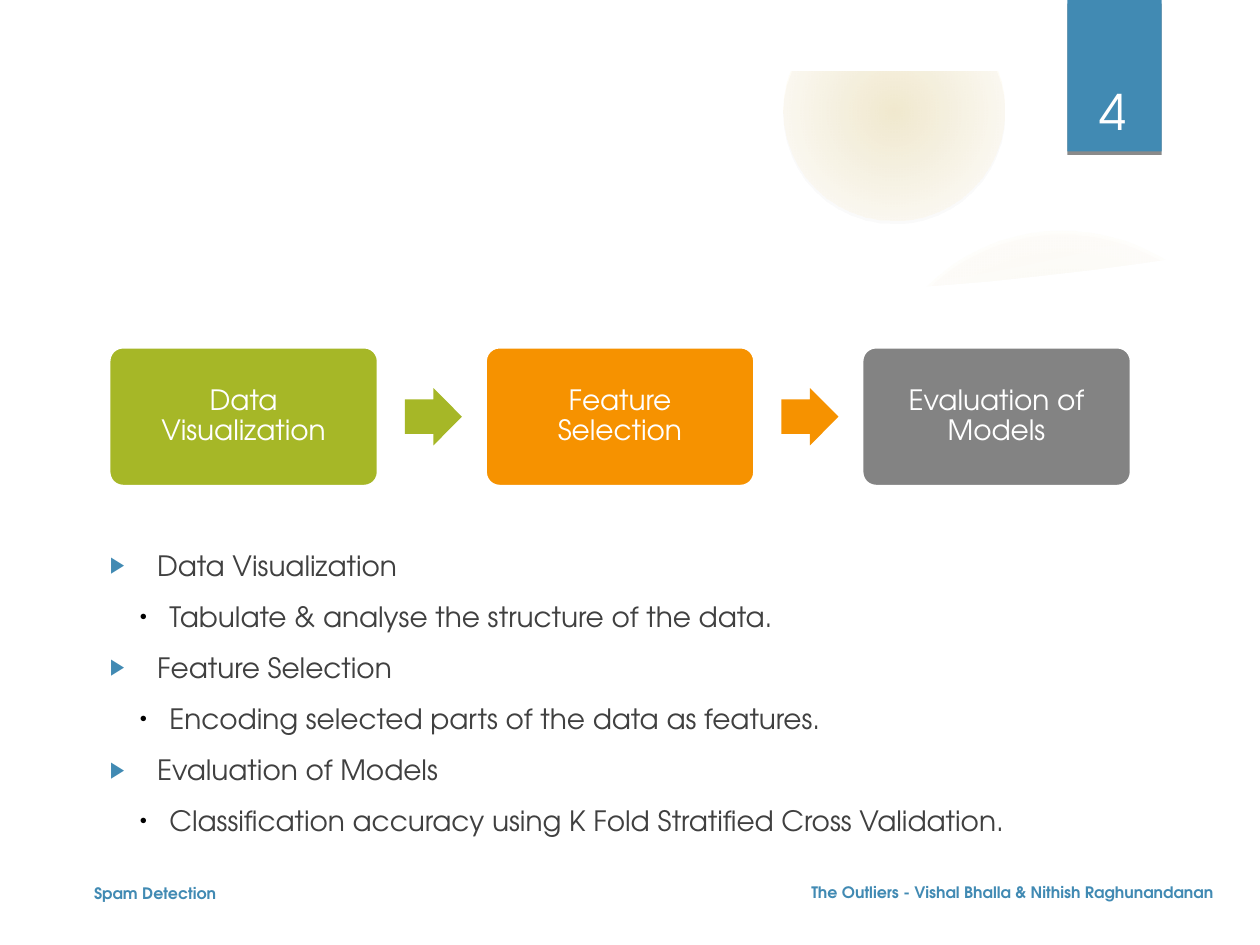
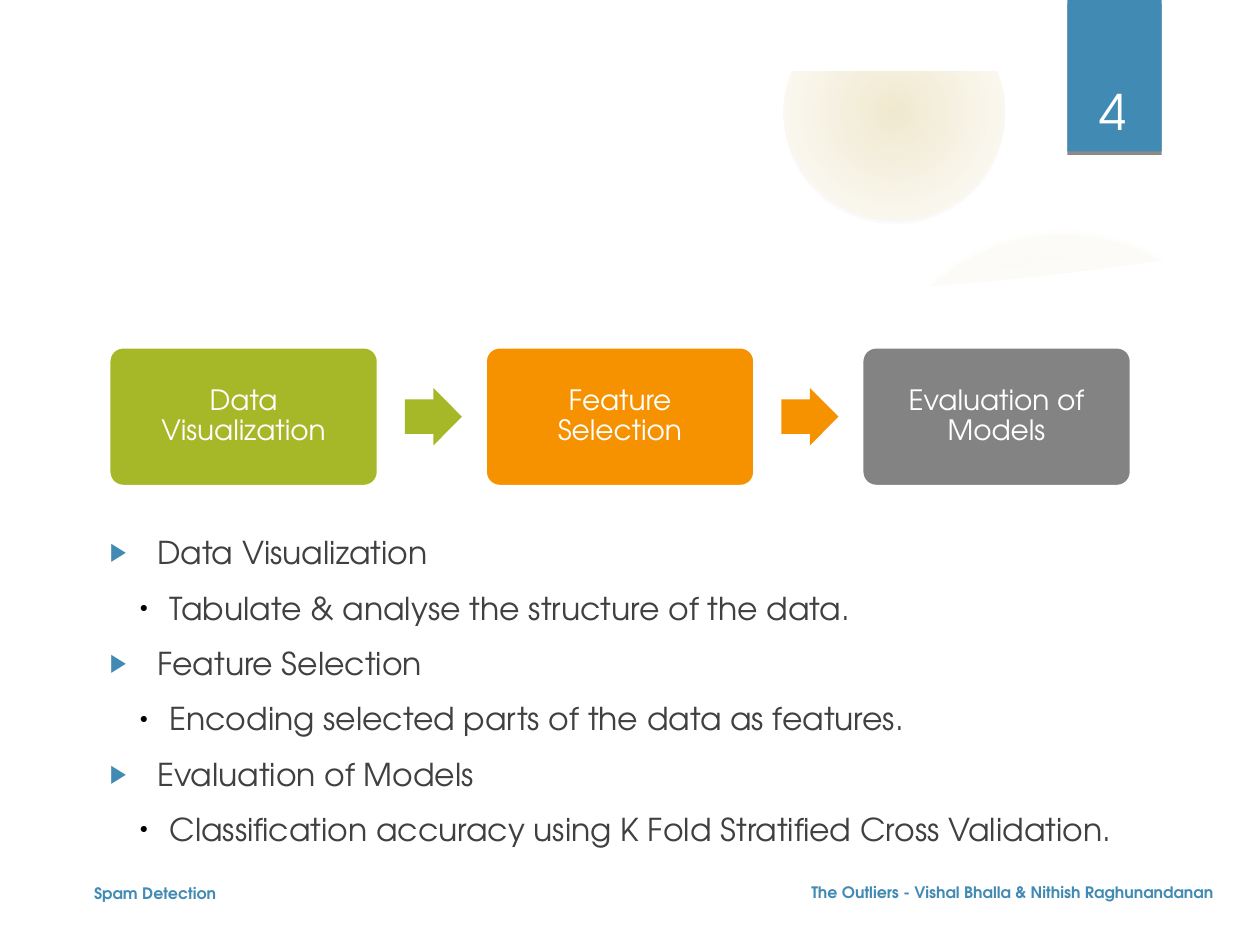
Before and after one commit to nehgu/Anomaly-Detection, a slide deck: slide 4 of Challenges/Spam Filtering Challenge 4/Ppt - Spam Detection Challenge-4.odp. Drawn at 1260x945 pixels with LibreOffice and Linux fonts; fonts in the diff are those of the drawing; background and template pictures are left out. Boxes give left, top, right and bottom in pixels: in the first picture for what was removed or moved away, otherwise in the second. Text is boxed around its words. In the diff, an @@ line names an element or a change of style, - is before the commit and + after.

Commit message:
Updated Ppt with formating & description of features.

```diff
--- a/Challenges/Spam Filtering Challenge 4/Ppt - Spam Detection Challenge-4.odp
+++ b/Challenges/Spam Filtering Challenge 4/Ppt - Spam Detection Challenge-4.odp
@@ text "Data Visualization": place and size @@
-text "Data Visualization" at (157, 555, 1003, 837)
+text "Data Visualization" at (157, 540, 1111, 848)
@@ text "Data Visualization" at (157, 540, 1111, 848): size 16 to 18 pt @@
```
Also in this commit, not shown: 11 other slides changed, 1 slide added.
